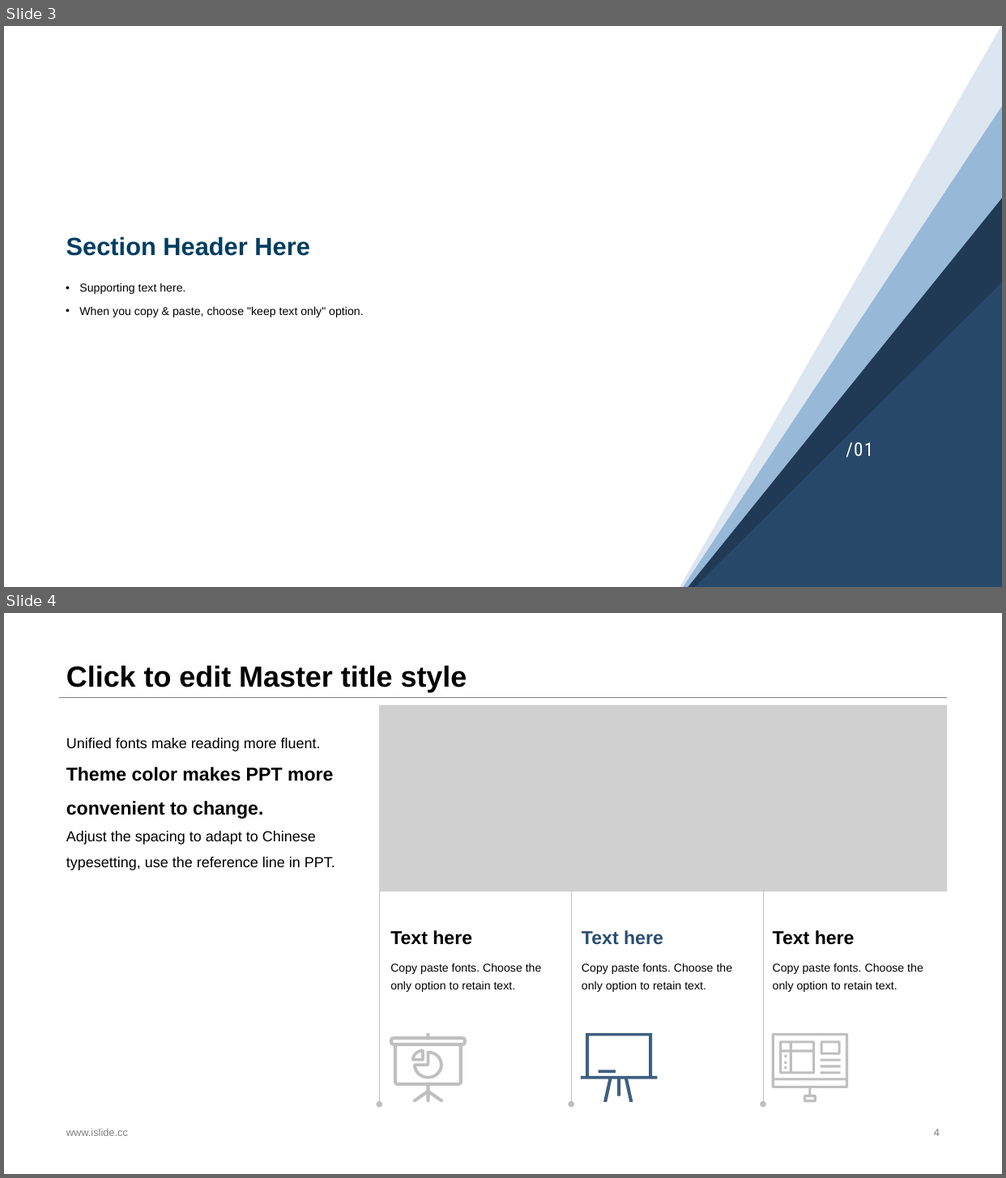
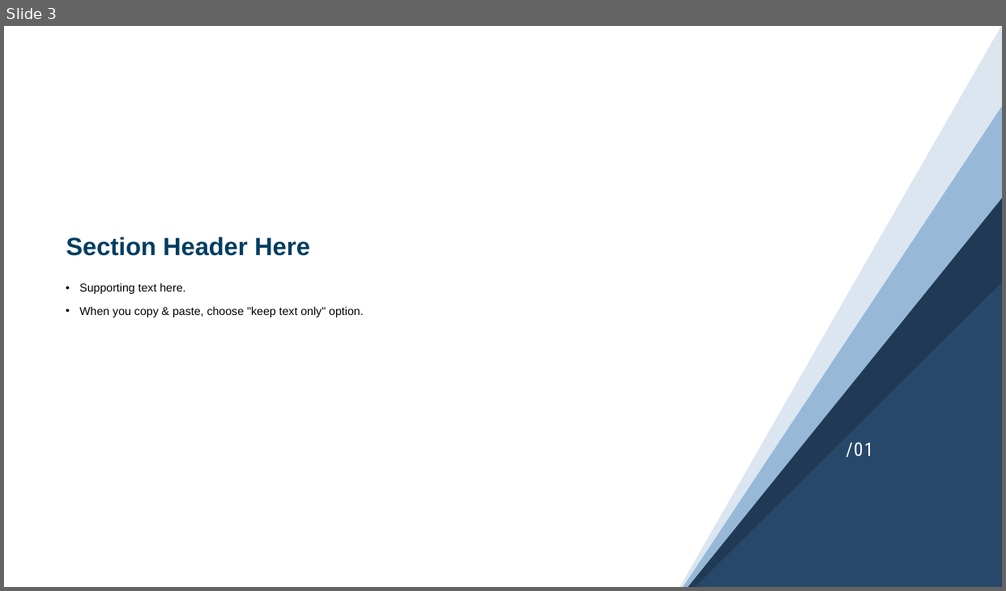
Before and after one commit to sebuaa2019/Team108, a slide deck: Team108-代码分析评审v0.1.pptx. Shown one above the other, each under a label of ours: slides 3 and 4 before the commit, slide 3 after it. The pictures are 1006x1178 and 1006x591 pixels, drawn with LibreOffice and Linux fonts; fonts in the diff are those of the drawing; grey boxes stand for pictures. Boxes give left, top, right and bottom in pixels: in the first picture for what was removed or moved away, otherwise in the second. Text is boxed around its words. In the diff, an @@ line names an element or a change of style, - is before the commit and + after.

```diff
--- a/Team108-代码分析评审v0.1.pptx
+++ b/Team108-代码分析评审v0.1.pptx
@@ slide 4 removed at (x1=4, y1=613, x2=1002, y2=1174), background #FFFFFF @@
@@ title removed at (x1=66, y1=666, x2=467, y2=692) @@
-Click to edit Master title style
@@ line removed from (58, 697) to (948, 697) @@
@@ group removed at (x1=66, y1=705, x2=948, y2=1105): 7 texts, 3 freeform shapes, 3 arrows, 1 picture @@
-Unified fonts make reading more fluent.
-Theme color makes PPT more convenient to change.
-Adjust the spacing to adapt to Chinese typesetting, use the reference line in PPT.
-Copy paste fonts. Choose the only option to retain text.
-Text here
-Copy paste fonts. Choose the only option to retain text.
-Text here
-Copy paste fonts. Choose the only option to retain text.
-Text here
@@ text removed at (x1=66, y1=1129, x2=128, y2=1136) @@
-www.islide.cc
@@ page number removed at (x1=934, y1=1129, x2=940, y2=1136) @@
-4
```
Also in this commit, not shown: 2 slides changed, 4 slides added, 8 other slides removed, 1 other file.
